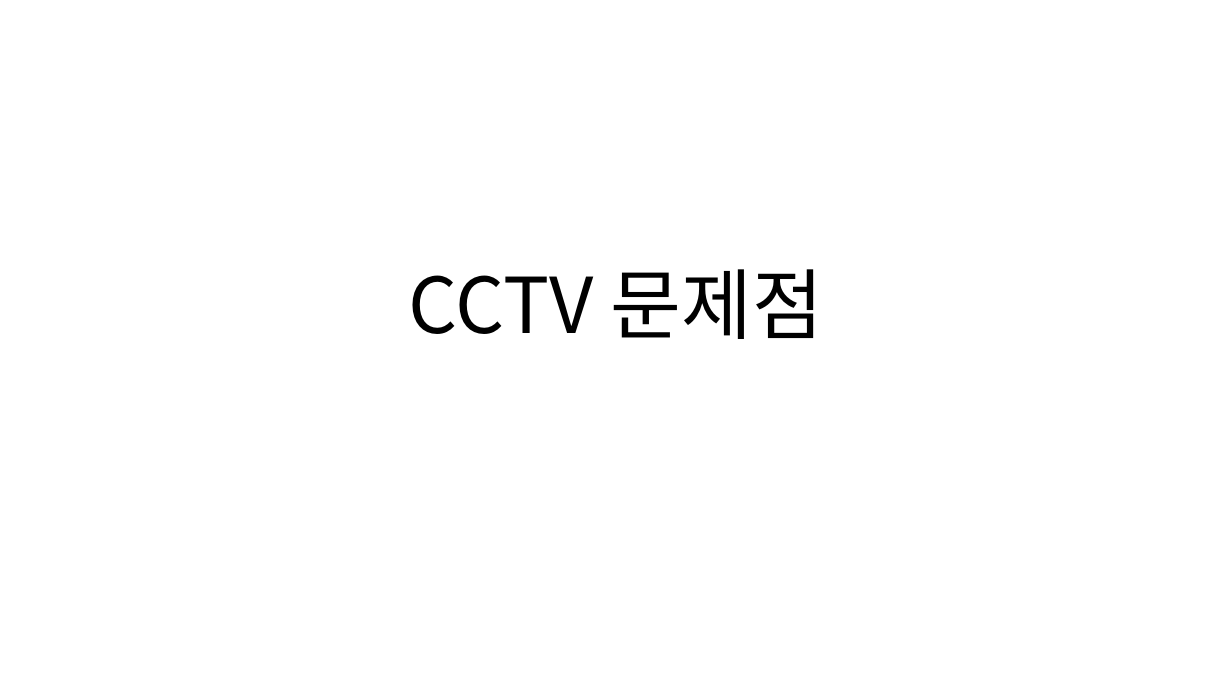
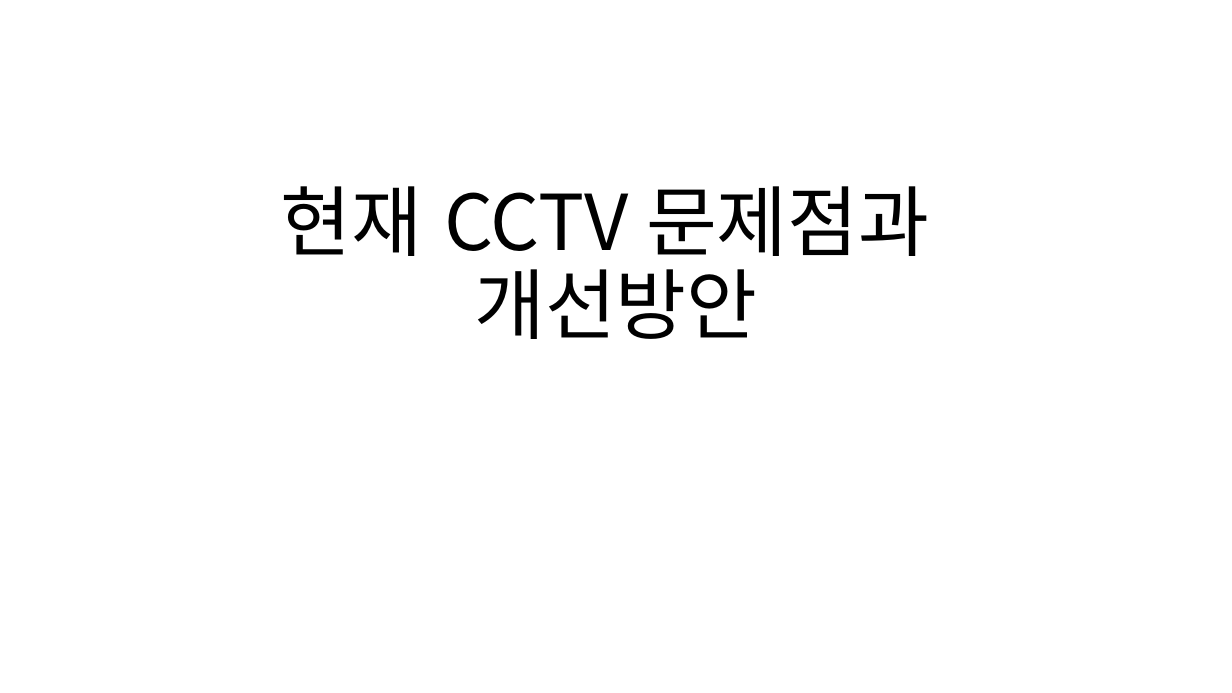
Before and after one commit to an9383/React_Guro_2025, a slide deck: slide 1 of ppt/CCTV/CCTV 문제점.pptx. Drawn at 1232x693 pixels with LibreOffice and Linux fonts; fonts in the diff are those of the drawing. Boxes give left, top, right and bottom in pixels: in the first picture for what was removed or moved away, otherwise in the second. Text is boxed around its words. In the diff, an @@ line names an element or a change of style, - is before the commit and + after.

Commit message:
all

```diff
--- a/ppt/CCTV/CCTV 문제점.pptx
+++ b/ppt/CCTV/CCTV 문제점.pptx
@@ title at [281,186,929,339]: text changed @@
-CCTV 문제점
+현재 CCTV 문제점과
+개선방안
```
Also in this commit, not shown: 8 slides added, 1 slide removed.
